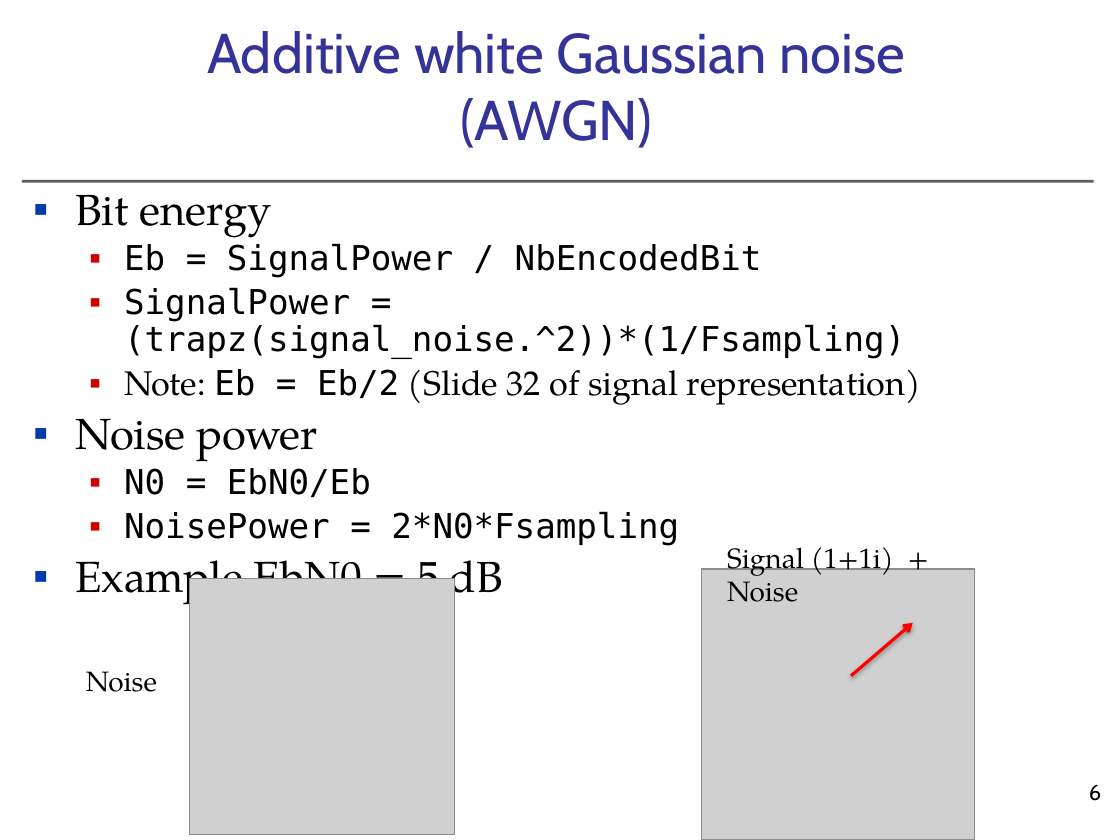
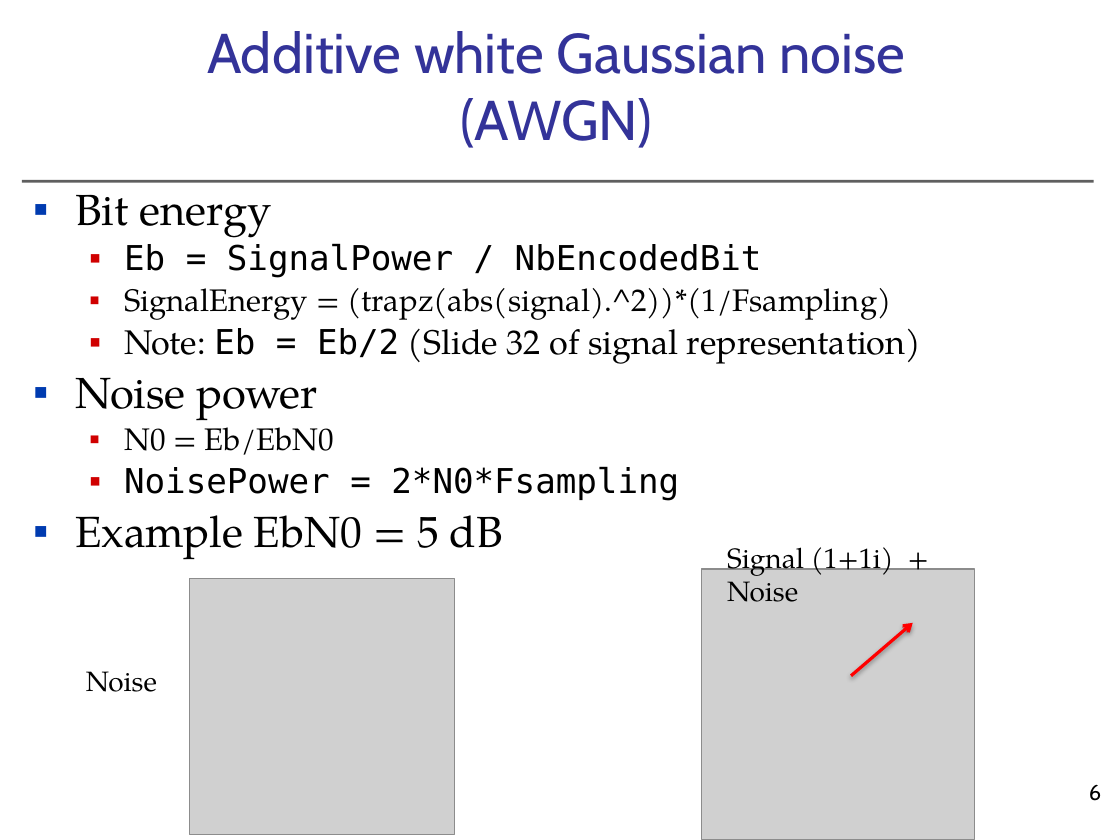
Before and after one commit to jasorosa/horlin-project, a slide deck: slide 6 of Labo 1v2016_2.pptx. Drawn at 1120x840 pixels with LibreOffice and Linux fonts; fonts in the diff are those of the drawing; grey boxes stand for pictures; background and template pictures are left out. Boxes give left, top, right and bottom in pixels: in the first picture for what was removed or moved away, otherwise in the second. Text is boxed around its words. In the diff, an @@ line names an element or a change of style, - is before the commit and + after.

```diff
--- a/Labo 1v2016_2.pptx
+++ b/Labo 1v2016_2.pptx
@@ text at (x1=124, y1=288, x2=892, y2=320): text changed; size 22 to 20 pt; font DejaVu Sans Mono to TeX Gyre Pagella @@
-  ▪ SignalPower = (trapz(signal_noise.^2))*(1/Fsampling)
+  ▪ SignalEnergy = (trapz(abs(signal).^2))*(1/Fsampling)
@@ text at (x1=124, y1=418, x2=334, y2=455): text changed; size 22 to 20 pt; font DejaVu Sans Mono to TeX Gyre Pagella @@
-  ▪ N0 = EbN0/Eb
+  ▪ N0 = Eb/EbN0
```
Also in this commit, not shown: 2 other slides changed.
